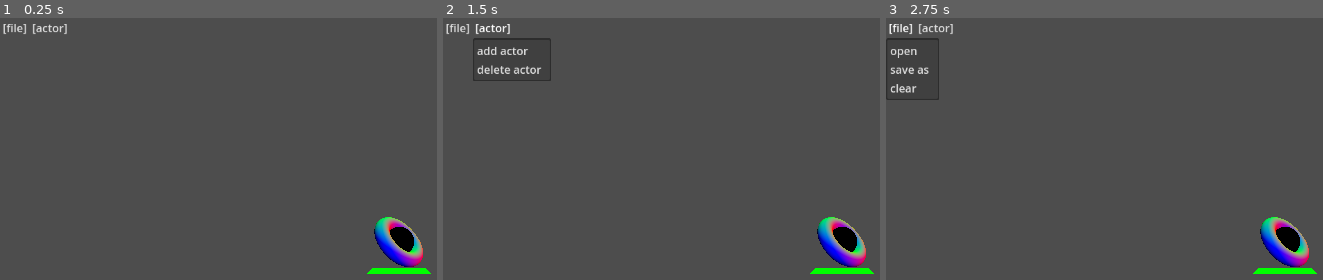
Above: before the commit, frames 1-3 (left to right).
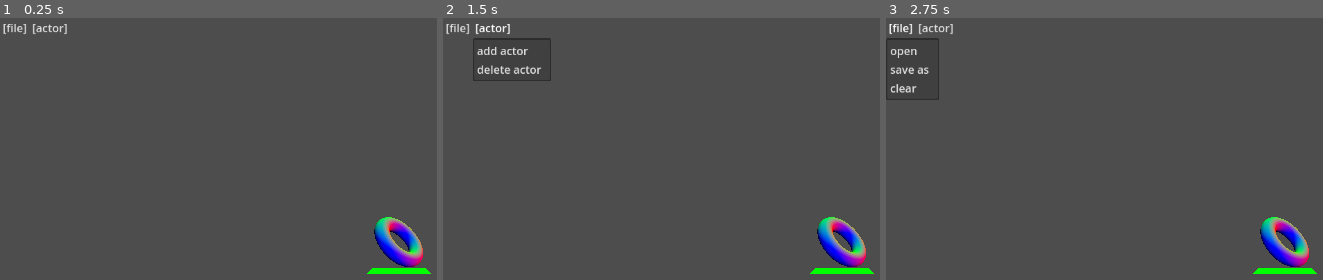
Above: after the commit, the same moments.

Repository: steventylerseanherr/albw_editor_project
Game: Godot game, scene res://ui/control.tscn
Two runs of this game, one before a commit and one after it. Both use one fixed random seed, a clock stepped at 60 frames per second and the inputs below.
Inputs:
- Up to frame 1 (0.25 s): no input
- Up to frame 2 (1.5 s): click "[file]" at 0.5 s; click "[actor]" at 1.25 s
- Up to frame 3 (2.75 s): click "[file]" at 2 s

The runs differ from the first frame. In frame 1, 0.4% of the frame differs, in the area x 89-95%, y 79-90%; in frame 2, 0.4%; in frame 3, 0.4%.
Error after the commit: Parse Error: Too few arguments for "seek()" call. Expected at least 1 but received 0. (res://byaml/byaml_handler.gd:27)

Commit message:
Add files via upload
updated camera and tweaked some other stuff

Diff:
--- a/3dscene/camera.gd
+++ b/3dscene/camera.gd
@@ -1,58 +1,40 @@
 extends Node3D
-
-var camyaw = 0.0
-var campitch = 0.0
-var camsensitivity = 0.002
-var ignorenextmousemotion = false
-var camx = 0.0
-var camy = 0.0
+var currentpos = Vector2()
+var lastpos = Vector2()
+var movepos = Vector2()
+var cammode = "orbit"
 
 func _ready():
-	$Camera3D.position += Vector3(0.0,0.0,10.0)
-
-var mouse_delta = Vector2()
-func _input(event):
-	if event is InputEventMouseMotion:
-		if Input.is_mouse_button_pressed(MOUSE_BUTTON_MIDDLE):
-			Input.set_mouse_mode(Input.MOUSE_MODE_CAPTURED)
-			mouse_delta = event.relative * camsensitivity
-
-			camx = mouse_delta.x
-			camy = mouse_delta.y
-			if Input.is_key_pressed(KEY_SHIFT):
-				position.y += camy
-				position.x += -camx
-			else:
-				camyaw -= mouse_delta.x
-				campitch = clamp(campitch - mouse_delta.y, deg_to_rad(-89), deg_to_rad(89))
-				rotation.y = camyaw
-				rotation.x = campitch
-		else:
-			Input.set_mouse_mode(Input.MOUSE_MODE_VISIBLE)
-
-	#if Input.is_mouse_button_pressed(MOUSE_BUTTON_WHEEL_UP):
-	#	$Camera3D.position += Vector3(0.0,0.0,-1.0)
-	#	$Camera3D.position = $Camera3D.position.clamp(Vector3(0,0,1),Vector3(0,0,10))
-	#	print("zoom in")
-	#	print($Camera3D.position)
-
-	#if Input.is_mouse_button_pressed(MOUSE_BUTTON_WHEEL_DOWN):
-	#	$Camera3D.position += Vector3(0.0,0.0,1.0)
-	#	$Camera3D.position = $Camera3D.position.clamp(Vector3(0,0,1),Vector3(0,0,10))
-	#	print("zoom in")
-	#	print($Camera3D.position)
+	$Camera3D.position += Vector3(0.0,0.0,10.0)	#sets default zoom on start
 
 func _process(delta: float) -> void:
-	pass
-	#print(position)
+	currentpos=get_viewport().get_mouse_position()
+	movepos=currentpos-lastpos
 
-		#if Input.is_key_pressed(KEY_SHIFT):
-			#print("start moving origin")
+	if ! Input.is_mouse_button_pressed(MOUSE_BUTTON_MIDDLE):
+		if Input.is_key_pressed(KEY_CTRL):
+			cammode = "zoom"
+		elif Input.is_key_pressed(KEY_SHIFT):
+			cammode = "pan"
+		else:
+			cammode = "orbit"
 
-		#else:
-			#print(mouse_delta)
-			#rotation.y = camyaw
-			#rotation.x = campitch
+	if Input.is_mouse_button_pressed(MOUSE_BUTTON_MIDDLE):
+		if get_viewport().get_mouse_position().x < 0.0: #wrap left to the right
+			Input.warp_mouse(Vector2(get_viewport().size.x,get_viewport().get_mouse_position().y))
+		if get_viewport().get_mouse_position().x > get_viewport().size.x:
+			Input.warp_mouse(Vector2(0.0,get_viewport().get_mouse_position().y))
+		if get_viewport().get_mouse_position().y < 0.0:
+			Input.warp_mouse(Vector2(get_viewport().get_mouse_position().x,get_viewport().size.y))
+		if get_viewport().get_mouse_position().y > get_viewport().size.y:
+			Input.warp_mouse(Vector2(get_viewport().get_mouse_position().x,0.0))
 
-	#else:
-		#Input.set_mouse_mode(Input.MOUSE_MODE_VISIBLE)
+		if cammode == "orbit":
+			rotation += Vector3(-movepos.y/128,-movepos.x/128,0.0)
+		elif cammode == "pan":
+			position += global_transform.basis * Vector3(-movepos.x/128,movepos.y/128,0.0)
+		elif cammode == "zoom":
+			$Camera3D.position += Vector3(0.0,0.0,movepos.y/128)
+			$Camera3D.position = clamp($Camera3D.position,Vector3(0,0,1),Vector3(0,0,10))
+
+	lastpos=get_viewport().get_mouse_position()
--- /dev/null
+++ b/3dscene/oldcamera.gd
@@ -0,0 +1,58 @@
+extends Node3D
+
+var camyaw = 0.0
+var campitch = 0.0
+var camsensitivity = 0.002
+var ignorenextmousemotion = false
+var camx = 0.0
+var camy = 0.0
+
+func _ready():
+	$Camera3D.position += Vector3(0.0,0.0,10.0)
+
+var mouse_delta = Vector2()
+func _input(event):
+	if event is InputEventMouseMotion:
+		if Input.is_mouse_button_pressed(MOUSE_BUTTON_MIDDLE):
+			Input.set_mouse_mode(Input.MOUSE_MODE_CAPTURED)
+			mouse_delta = event.relative * camsensitivity
+
+			camx = mouse_delta.x
+			camy = mouse_delta.y
+			if Input.is_key_pressed(KEY_SHIFT):
+				position.y += camy
+				position.x += -camx
+			else:
+				camyaw -= mouse_delta.x
+				campitch = clamp(campitch - mouse_delta.y, deg_to_rad(-89), deg_to_rad(89))
+				rotation.y = camyaw
+				rotation.x = campitch
+		else:
+			Input.set_mouse_mode(Input.MOUSE_MODE_VISIBLE)
+
+	#if Input.is_mouse_button_pressed(MOUSE_BUTTON_WHEEL_UP):
+	#	$Camera3D.position += Vector3(0.0,0.0,-1.0)
+	#	$Camera3D.position = $Camera3D.position.clamp(Vector3(0,0,1),Vector3(0,0,10))
+	#	print("zoom in")
+	#	print($Camera3D.position)
+
+	#if Input.is_mouse_button_pressed(MOUSE_BUTTON_WHEEL_DOWN):
+	#	$Camera3D.position += Vector3(0.0,0.0,1.0)
+	#	$Camera3D.position = $Camera3D.position.clamp(Vector3(0,0,1),Vector3(0,0,10))
+	#	print("zoom in")
+	#	print($Camera3D.position)
+
+func _process(delta: float) -> void:
+	pass
+	#print(position)
+
+		#if Input.is_key_pressed(KEY_SHIFT):
+			#print("start moving origin")
+
+		#else:
+			#print(mouse_delta)
+			#rotation.y = camyaw
+			#rotation.x = campitch
+
+	#else:
+		#Input.set_mouse_mode(Input.MOUSE_MODE_VISIBLE)
--- /dev/null
+++ b/3dscene/slightlylessoldcamera.gd
@@ -0,0 +1,56 @@
+extends Node3D
+
+var camyaw = 0.0
+var campitch = 0.0
+var camsensitivity = 0.002
+var ignorenextmousemotion = false
+var camx = 0.0
+var camy = 0.0
+var cammode = "orbit"
+var mouse_delta = Vector2()
+var lastpos = Vector2()
+var currentpos = Vector2()
+
+func _ready():
+	$Camera3D.position += Vector3(0.0,0.0,10.0)
+
+func _process(delta: float) -> void:
+	print(lastpos-get_viewport().get_mouse_position())
+
+func _input(event):
+	if ! Input.is_mouse_button_pressed(MOUSE_BUTTON_MIDDLE):
+		if Input.is_key_pressed(KEY_CTRL):
+			cammode = "zoom"
+		elif Input.is_key_pressed(KEY_SHIFT):
+			cammode = "pan"
+		else:
+			cammode = "orbit"
+	if event is InputEventMouseMotion:
+		if Input.is_mouse_button_pressed(MOUSE_BUTTON_MIDDLE):
+			if get_viewport().get_mouse_position().x < 0.0:
+				Input.warp_mouse(Vector2(get_viewport().size.x,get_viewport().get_mouse_position().y))
+			if get_viewport().get_mouse_position().x > get_viewport().size.x:
+				Input.warp_mouse(Vector2(0.0,get_viewport().get_mouse_position().y))
+			if get_viewport().get_mouse_position().y < 0.0:
+				Input.warp_mouse(Vector2(get_viewport().get_mouse_position().x,get_viewport().size.y))
+			if get_viewport().get_mouse_position().y > get_viewport().size.y:
+				Input.warp_mouse(Vector2(get_viewport().get_mouse_position().x,0.0))
+
+			if cammode == "orbit":
+				mouse_delta = get_viewport().get_mouse_position() - lastpos / 9999999  #* camsensitivity
+				camyaw -= mouse_delta.x
+				campitch = clamp(campitch - mouse_delta.y, deg_to_rad(-89), deg_to_rad(89))
+				rotation.y = camyaw
+				rotation.x = campitch
+			elif cammode == "zoom":
+				mouse_delta = event.relative * camsensitivity
+				camy = mouse_delta.y
+				$Camera3D.position += Vector3(0.0,0.0,camy*8)
+				$Camera3D.position = clamp($Camera3D.position,Vector3(0,0,1),Vector3(0,0,10))
+			elif cammode == "pan":
+				mouse_delta = event.relative * camsensitivity
+				camx = mouse_delta.x
+				camy = mouse_delta.y
+				position.y += camy
+				position.x += -camx
+		lastpos = get_viewport().get_mouse_position()
--- a/byaml/byaml_handler.gd
+++ b/byaml/byaml_handler.gd
@@ -1,2 +1,28 @@
 extends Node
-new folder
+
+func _ready():
+	var object = Node.new()
+	object.name = "MyNode"
+	get_node("/root/Control/Scene").add_child(object)
+
+#https://nintendo-formats.com/libs/common/byaml.html
+func _on_open_file_dialog_file_selected(path: String) -> void:
+	var byaml_file = FileAccess.open(path,FileAccess.READ)
+	var byaml_magic = byaml_file.get_16()
+	var version_number = byaml_file.get_16()
+	if byaml_magic != 16985:
+		print("this is not a byaml file")
+		return
+	elif byaml_magic == 16985:
+		print("byaml file validated")
+		if version_number != 1:
+			print("byaml has the wrong format version")
+			return
+		elif version_number == 1:
+			print("byaml version number validated")
+	var offset_to_dictionary_key_table = byaml_file.get_32()
+	var offset_string_table = byaml_file.get_32()
+	var offset_to_root_node = byaml_file.get_32()
+
+	byaml_file.seek()
+	offset_to_dictionary_key_table
--- a/byaml/file_loader.gd
+++ b/byaml/file_loader.gd
@@ -1,22 +1,4 @@
 extends Node
-
-#func open_dialog():
-#	var fd := FileDialog.new()
-#	fd.file_mode = FileDialog.FILE_MODE_OPEN_FILE
-#	fd.access = FileDialog.ACCESS_FILESYSTEM
-#	fd.filters = ["*.byaml"]
-
-#	add_child(fd)
-#	fd.file_selected.connect(_on_file_selected)
-#	fd.popup_centered()
-
-#func _on_file_selected(path: String):
-#	print("You chose:", path)
-
-#func _on_button_pressed() -> void:
-#	$FileDialog.visible = true
-#
-#	get_node("/root/Control/Button").queue_free()	#deletes test load button
 
 @onready var menu_button = $"../MenuButton"   # adjust path as needed
 
@@ -32,7 +14,3 @@
 			$save_FileDialog.visible = true
 		2:
 			pass #needs to clear the entire scene
-
-func _on_file_dialog_file_selected(path: String) -> void:
-	var byaml_file := FileAccess.open(path,FileAccess.READ)
-	print(byaml_file.get_8())
--- a/ui/control.tscn
+++ b/ui/control.tscn
@@ -1,9 +1,8 @@
 [gd_scene load_steps=4 format=3 uid="uid://cf6iuo18qqgnm"]
 
 [ext_resource type="Script" uid="uid://dbgjif1gav32u" path="res://byaml/file_loader.gd" id="1_elkka"]
+[ext_resource type="Script" uid="uid://b15850crff20j" path="res://byaml/byaml_handler.gd" id="2_rwsqr"]
 [ext_resource type="PackedScene" uid="uid://c8bjh8mkupvp3" path="res://3dscene/scene.tscn" id="2_sq3tw"]
-
-[sub_resource type="SphereMesh" id="SphereMesh_sq3tw"]
 
 [node name="Control" type="Control"]
 layout_mode = 3
@@ -53,8 +52,6 @@
 initial_position = 1
 show_hidden_files = true
 
-[node name="scene_populator" type="Node" parent="file_operation_node"]
-
 [node name="open_FileDialog" type="FileDialog" parent="file_operation_node"]
 oversampling_override = 1.0
 title = "Open a File"
@@ -64,9 +61,9 @@
 filters = PackedStringArray("*.byaml")
 show_hidden_files = true
 
+[node name="byaml_reader" type="Node" parent="."]
+script = ExtResource("2_rwsqr")
+
 [node name="Scene" parent="." instance=ExtResource("2_sq3tw")]
 
-[node name="MeshInstance3D" type="MeshInstance3D" parent="."]
-mesh = SubResource("SphereMesh_sq3tw")
-
-[connection signal="file_selected" from="file_operation_node/open_FileDialog" to="file_operation_node" method="_on_file_dialog_file_selected"]
+[connection signal="file_selected" from="file_operation_node/open_FileDialog" to="byaml_reader" method="_on_open_file_dialog_file_selected"]
Not shown, added: 3dscene/oldcamera.gd.uid
Not shown, added: 3dscene/slightlylessoldcamera.gd.uid
